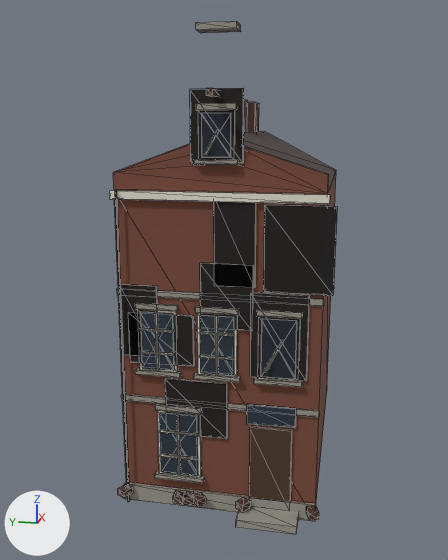
An edit to the glTF model public/models/gevel_tuit_schade.glb, drawn before and after from the same camera.
Before and after are seen from a 50 mm camera at (-14.02, -2.97, 9.62) aimed at (3.36, 0.51, 5.28). Every picture has the same lights, and +X, +Y and +Z are marked at lower left. The picture after the commit comes second. Mesh edges are drawn as thin lines. Vertices at exactly the same position are counted once.

Objects in the first picture: 'Gevel'.
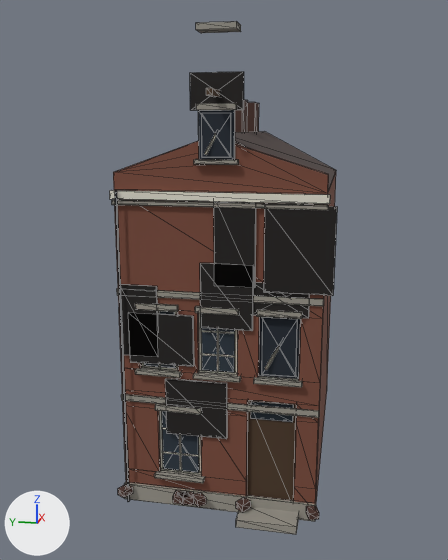
The change, as a diff of the scene's bpy script:
```diff
--- a/public/models/gevel_tuit_schade.glb.py
+++ b/public/models/gevel_tuit_schade.glb.py
@@ me_gevel @@
 # used by ob_gevel; location = (0.0, 0.0, 0.0)
-me_gevel.from_pydata(...)  # 488 vertices, 744 faces; spans x -0.75..8.0, y -2.72..2.61, z 0.0..11.82
+me_gevel.from_pydata(...)  # 524 vertices, 738 faces; spans x -0.75..8.0, y -2.72..2.61, z 0.0..11.82
+# me_gevel part 1: a new loose piece, a box spanning x -0.09..0.01, y -2.53..2.53, z 7.85..7.95, in mat_stone (grey #9a968c)
+# me_gevel part 2: a new loose piece, a box spanning x 0.095..0.145, y 0.44..1.56, z 0.85..2.65, in mat_woodwhite (light grey #e4e0d2)
+# me_gevel part 3: the loose piece of 8 vertices spanning x -0.2..0.02, y -1.63..-1.17, z 3.94..4.76 is moved by (0.15, 0.0, 0.0)
+# me_gevel part 4: a new loose piece, a box spanning x 0.095..0.145, y -0.49..0.49, z 3.7..5.3, in mat_woodwhite (light grey #e4e0d2)
+# me_gevel part 5: a new loose piece, a box spanning x 0.095..0.145, y 1.01..1.99, z 3.7..5.3, in mat_woodwhite (light grey #e4e0d2)
+# me_gevel part 6: a new loose piece, a box spanning x 0.11..0.19, y -1.95..-0.75, z 0.2..3.1, in mat_wooddark (brown #4a3624)
+# me_gevel part 7: a new loose piece, a box spanning x 0.085..0.155, y -1.87..-0.83, z 2.575..3.025, in mat_glass (dark blue #26323d)
+# me_gevel part 8: the loose piece of 8 vertices spanning x -0.09..-0.05, y 0.52..1.48, z 0.92..2.58 is moved by (0.15, 0.0, 0.0)
+# me_gevel part 9: the loose piece of 8 vertices spanning x -0.09..-0.05, y -0.41..0.41, z 3.77..5.23 is moved by (0.15, 0.0, 0.0)
+# me_gevel part 10: the loose piece of 8 vertices spanning x -0.09..-0.05, y 1.09..1.91, z 3.77..5.23 is moved by (0.15, 0.0, 0.0)
+# me_gevel part 11: a new loose piece, a box spanning x 0.095..0.145, y -1.99..-1.01, z 3.7..5.3, in mat_windowdark (dark blue #1c2530)
+# me_gevel part 12: the loose piece of 8 vertices spanning x -0.09..-0.05, y -1.91..-1.09, z 3.77..5.23 is moved by (0.15, 0.0, 0.0)
+# me_gevel part 13: a new loose piece, a box spanning x -0.025..0.005, y -2.18..-0.82, z 5.3..6.1, in mat_soot (black #1b1715)
+# me_gevel part 14: a new loose piece, a box spanning x -0.025..0.005, y -0.6..0.6, z 10.0..10.8, in mat_soot (black #1b1715)
+# me_gevel part 15: 12 loose pieces with 96 vertices, spanning x -0.12..0.03, y -2.18..1.93, z 0.9..10.45, are deleted
+# me_gevel part 16
+# 24 vertices are removed from x -0.07..0.01, y -1.99..1.99, z 0.2..5.3
+# 70 faces are deleted
+# 16 vertices in x 0.0, y -2.08..2.08, z 0.77..3.72 move by (0.15, 0.0, 0.0)
+# 52 vertices are added at x 0.0..0.22, y -2.5..2.5, z 0.0..8.2
+# 20 new vertices lie (0.22, 0.0, 0.0) away from vertices in x 0.0, y -2.5..2.5, z 0.0..8.2
+# 12 new vertices lie (0.0, 0.0, 0.04) away from vertices in x 0.05, y -0.43..1.93, z 1.39..4.78
+# 82 new faces join them, mat_brick (brown #7a4a3a)
+# 18 new faces join them, mat_woodwhite (light grey #e4e0d2)
+# me_gevel part 17: 12 faces spanning x -0.05..0.0, y -0.41..0.41, z 8.9..10.0 switch from mat_woodwhite (light grey #e4e0d2) to mat_windowdark (dark blue #1c2530)
 me_gevel.materials.append(mat_brick)
```

Where the change shows, as pixel boxes [x1, y1, x2, y2] in the pictures (448 x 560 px; the box of a moved part takes in the faces that stretch with it):
part 1 of me_gevel, added: after [112, 200, 328, 210]
part 2 of me_gevel, added (mostly hidden): after [159, 411, 201, 474]
part 3 of me_gevel, moved or reshaped: before [264, 349, 278, 372]; after [265, 346, 279, 370]
part 4 of me_gevel, added: after [199, 313, 237, 374]
part 5 of me_gevel, added: after [142, 311, 178, 370]
part 6 of me_gevel, added (brown): after [247, 400, 296, 501]
part 7 of me_gevel, added: after [251, 401, 293, 422]
part 8 of me_gevel, moved or reshaped: before [160, 413, 198, 476]; after [162, 411, 199, 473]
part 9 of me_gevel, moved or reshaped: before [200, 316, 234, 375]; after [202, 328, 235, 373]
part 10 of me_gevel, moved or reshaped: before [140, 312, 174, 370]; after [144, 311, 176, 368]
part 11 of me_gevel, added: after [259, 316, 301, 379]
part 12 of me_gevel, moved or reshaped: before [261, 319, 297, 380]; after [262, 317, 297, 377]
part 13 of me_gevel, added (black): after [253, 282, 310, 318]
part 14 of me_gevel, added (black): after [190, 72, 244, 110]
part 15 of me_gevel, deleted: before [140, 88, 310, 475]
part 16 of me_gevel, moved or reshaped: [114, 172, 336, 504] in both
part 17 of me_gevel, recoloured: after [198, 110, 235, 160]
